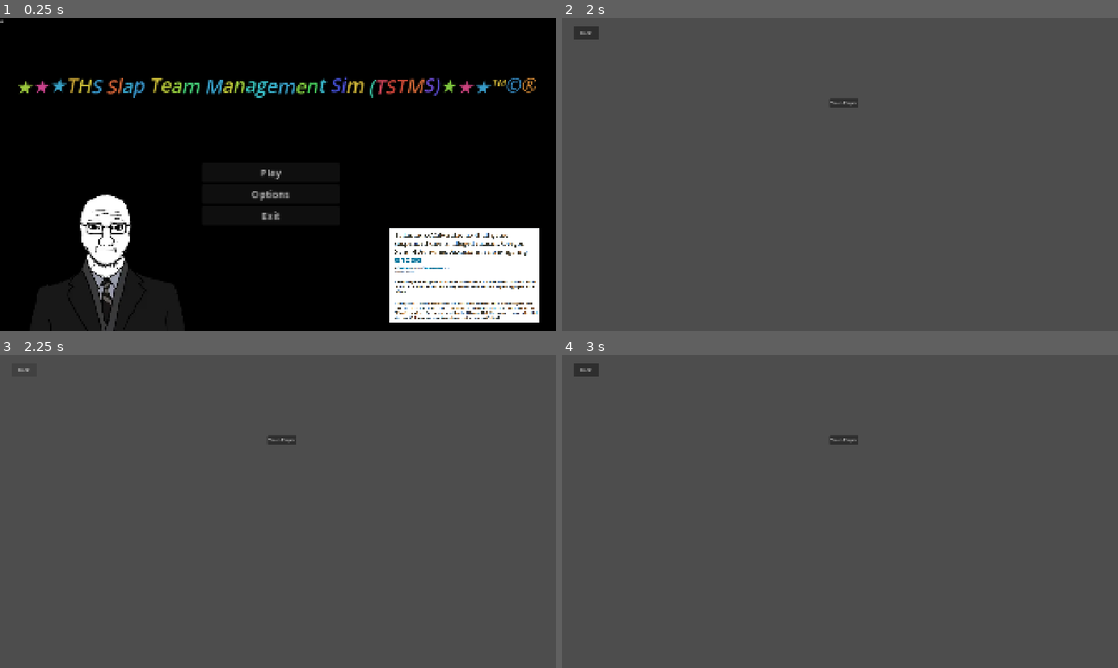
Above: before the commit, frames 1-4 (two rows, left to right).
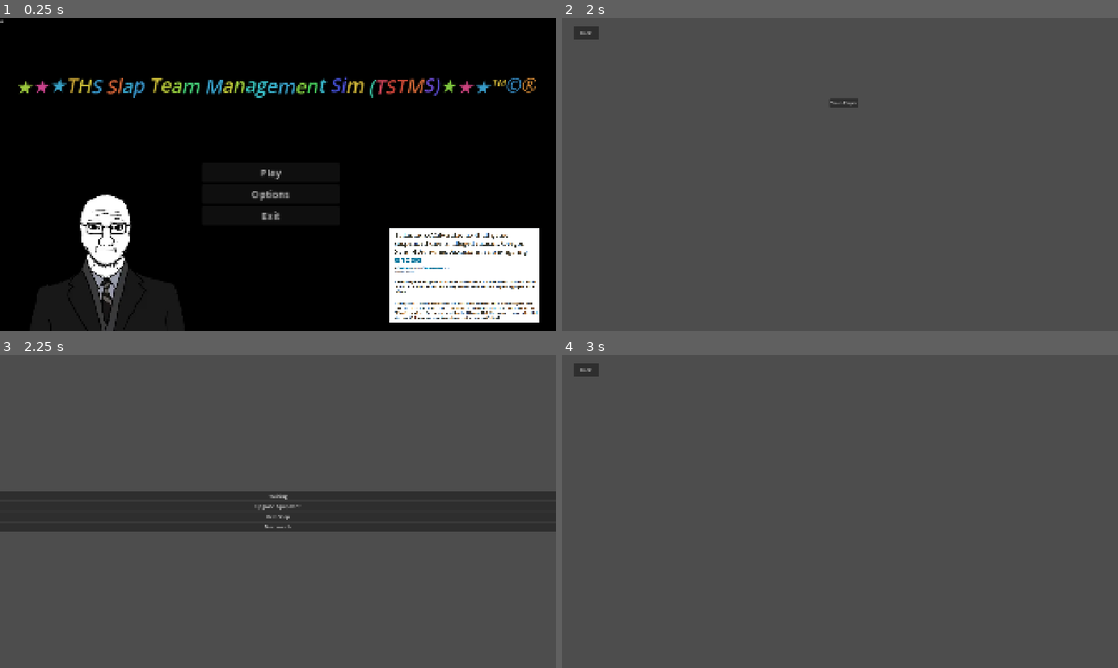
Above: after the commit, the same moments.

Repository: csia-rn/fbla-godot-game
Game: Godot game, scene res://Scenes/main_menu.tscn
The game is run twice, just before and just after one commit, with the same random seed, the same clock (stepped at 60 frames per second) and the same inputs.
Inputs (mouse positions are in pixels of both pictures, inside the frame that each line leads up to):
- Up to frame 1 (0.25 s): no input
- Up to frame 2 (2 s): click "Play" at 0.5 s; click "Training" at 1.25 s
- Up to frame 3 (2.25 s): click "back" at 2 s
- Up to frame 4 (3 s): click (840, 505) at 2.75 s, where only the run after the commit has a clickable "Upgrade Equipment"

Frames 1-2 are identical in both runs. In frame 3, 12% of the frame differs, in the area x 0-100%, y 4-57%; in frame 4, 0.1%.

Commit message:
More menu changes/additions

Diff:
--- a/Scenes/hub_menu.tscn
+++ b/Scenes/hub_menu.tscn
@@ -1,6 +1,7 @@
 [gd_scene format=3 uid="uid://0gt5e73irub1"]
 
 [ext_resource type="Script" uid="uid://bon4cabp57que" path="res://Scripts/training.gd" id="1_3cwri"]
+[ext_resource type="Script" uid="uid://tnh5oeawx0v8" path="res://Scripts/upgrade.gd" id="2_p4frh"]
 
 [node name="Control" type="Control" unique_id=417365266]
 layout_mode = 3
@@ -27,6 +28,7 @@
 [node name="Upgrade" type="Button" parent="BoxContainer" unique_id=1429491105]
 layout_mode = 2
 text = "Upgrade Equipment"
+script = ExtResource("2_p4frh")
 
 [node name="Shop" type="Button" parent="BoxContainer" unique_id=433287034]
 layout_mode = 2
@@ -37,3 +39,4 @@
 text = "Next match"
 
 [connection signal="pressed" from="BoxContainer/Training" to="BoxContainer/Training" method="_on_pressed"]
+[connection signal="pressed" from="BoxContainer/Upgrade" to="BoxContainer/Upgrade" method="_on_pressed"]
--- a/Scenes/training_menu.tscn
+++ b/Scenes/training_menu.tscn
@@ -1,16 +1,19 @@
 [gd_scene format=3 uid="uid://dxe7k2klkpr24"]
+
+[ext_resource type="Script" uid="uid://snxg5wsdie00" path="res://Scripts/back.gd" id="1_t6o5w"]
 
 [sub_resource type="RectangleShape2D" id="RectangleShape2D_g4v7s"]
 size = Vector2(332.5, 299.5)
 
-[node name="Node2D" type="Node2D" unique_id=1130594256]
+[node name="training_menu" type="Node2D" unique_id=1130594256]
 
-[node name="Button" type="Button" parent="." unique_id=2103376913]
+[node name="back" type="Button" parent="." unique_id=2103376913]
 offset_left = 42.0
 offset_top = 27.0
 offset_right = 125.0
 offset_bottom = 76.0
 text = "back"
+script = ExtResource("1_t6o5w")
 
 [node name="Button2" type="Button" parent="." unique_id=1910326345]
 offset_left = 923.0
@@ -24,3 +27,5 @@
 [node name="CollisionShape2D" type="CollisionShape2D" parent="Area2D" unique_id=267696466]
 position = Vector2(974, 479)
 shape = SubResource("RectangleShape2D_g4v7s")
+
+[connection signal="pressed" from="back" to="back" method="_on_pressed"]
--- a/Scenes/upgrade_menu.tscn
+++ b/Scenes/upgrade_menu.tscn
@@ -1,3 +1,15 @@
 [gd_scene format=3 uid="uid://cjp2txyxx6v4k"]
 
+[ext_resource type="Script" uid="uid://snxg5wsdie00" path="res://Scripts/back.gd" id="1_ltp0x"]
+
 [node name="upgrade_menu" type="Node2D" unique_id=2127019165]
+
+[node name="back" type="Button" parent="." unique_id=672521796]
+offset_left = 42.0
+offset_top = 27.0
+offset_right = 125.0
+offset_bottom = 76.0
+text = "back"
+script = ExtResource("1_ltp0x")
+
+[connection signal="pressed" from="back" to="back" method="_on_pressed"]
--- /dev/null
+++ b/Scripts/back.gd
@@ -0,0 +1,4 @@
+extends Button
+
+func _on_pressed() -> void:
+	get_tree().change_scene_to_file("res://Scenes/hub_menu.tscn")
--- /dev/null
+++ b/Scripts/upgrade.gd
@@ -0,0 +1,4 @@
+extends Button
+
+func _on_pressed() -> void:
+	get_tree().change_scene_to_file("res://Scenes/upgrade_menu.tscn")
Not shown, added: Scripts/back.gd.uid
Not shown, added: Scripts/upgrade.gd.uid
